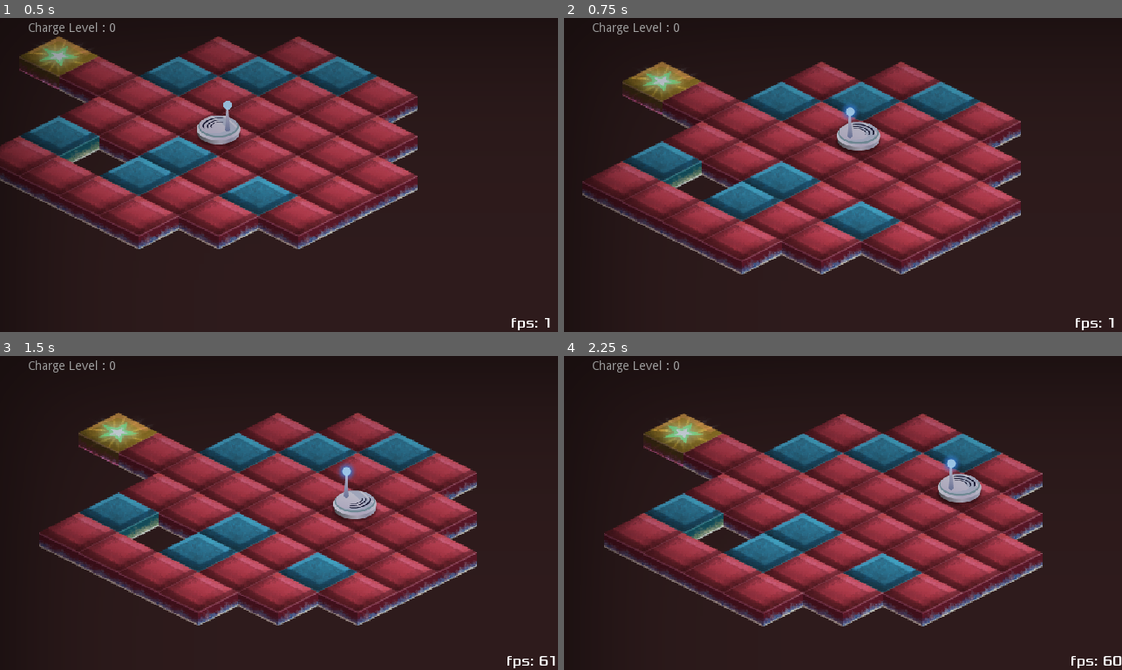
Above: before the commit, frames 1-4 (two rows, left to right).
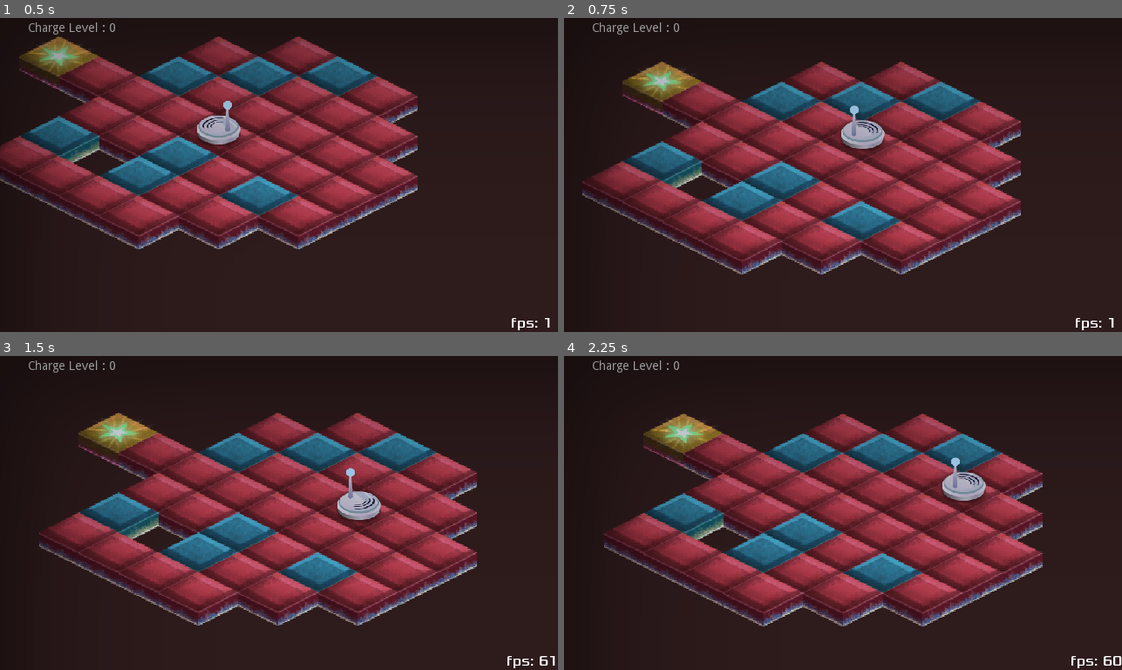
Above: after the commit, the same moments.

Repository: Najim-SD/Static-Discharge
Game: Godot game, scene res://Levels/Level 00.tscn
Same seed, same stepped clock (60 frames per second), same inputs: the game is played once before the commit and once after it.
Inputs:
- Up to frame 1 (0.5 s): no input
- Up to frame 2 (0.75 s): hold D (right) from 0.53 s (still down); tap K (discharge) at 0.6 s
- Up to frame 3 (1.5 s): release D (right) at 1.28 s; hold S (down) from 1.28 s (still down); tap K (discharge) at 1.35 s
- Up to frame 4 (2.25 s): release S (down) at 2.03 s; hold D (right) from 2.03 s (still down); tap K (discharge) at 2.1 s

Frame 1 is identical in both runs. In frame 2, 0.6% of the frame differs, in the area x 48-58%, y 27-44%; in frame 3, 0.5%; in frame 4, 0.6%, in the area x 66-76%, y 31-48%.

Commit message:
Add Static Discharge Ability

Diff:
--- a/Scenes/Bot.gd
+++ b/Scenes/Bot.gd
@@ -17,10 +17,6 @@
 
 
 func _process(delta):
-	if justPressed("discharge"):
-		$Sprites/Antenna.frame = 0
-		$Sprites/Antenna.animation = "Discharging"
-		#BotError()
 	if justPressed("up"):
 		moveBot("up")
 	elif justPressed("down"):
@@ -30,8 +26,37 @@
 	elif justPressed("left"):
 		moveBot("left")
 
+	elif justPressed("discharge"):
+		if chargeLevel > 0:
+			staticDischarge()
+		else:
+			BotError()
+	pass #_process()
 
-	pass #_process()
+func staticDischarge():
+	$Sprites/Antenna.frame = 0
+	$Sprites/Antenna.play("Discharging")
+
+	sparksOnTile(currentTile, 1.0)
+	var areas = $RingArea.get_overlapping_areas()
+	for ar in areas:
+		if ar.is_in_group("Tiles"):
+			var tile = ar.get_parent()
+			if tile.name != currentTile.name :
+				var l = abs(tile.position.y - currentTile.position.y) + ((abs(tile.position.x - currentTile.position.x))/2)
+				l /= 32
+				l -= 1
+				l = chargeLevel - l
+				var ap:float = l / chargeLevel
+				prints("l", l, "  ap", ap)
+				ap = max(ap, 0.1)
+				ap = min(1.0, ap)
+				sparksOnTile(tile, ap)
+
+	chargeLevel = 0
+	$RingArea.scale = Vector2.ONE
+	$"Sprites/Edge Light".hide()
+	emit_signal("step")
 
 func BotError():
 	$AnimationPlayer.stop(true)
@@ -57,17 +82,18 @@
 				chargeLevel += 1
 				$Sprites/Antenna.frame = 0
 				$Sprites/Antenna.play("Charging")
-				sparksOnTile(collider.get_parent())
+				sparksOnTile(collider.get_parent(), 1.0)
 			elif collider.is_in_group("NormalTiles"):
 				if chargeLevel > 0:
 					chargeLevel -= 1
 					$Sprites/Antenna.frame = 0
 					$Sprites/Antenna.play("Discharging")
-					sparksOnTile(collider.get_parent())
+					sparksOnTile(collider.get_parent(), 1.0)
 				else:
 					pass # Dust
 			if chargeLevel > 0 :
 				$"Sprites/Edge Light".show()
+				$RingArea.scale = Vector2(chargeLevel*2 +1, chargeLevel*2 +1)
 			else : $"Sprites/Edge Light".hide()
 			# STEP
 			emit_signal("step")
@@ -105,8 +131,9 @@
 		return true
 	else : return false
 
-func sparksOnTile(tile):
+func sparksOnTile(tile, alpha):
 	var rs = int(rand_range(0.0,3.0)) + 1
+	tile.find_node("FX").modulate.a = alpha
 	tile.find_node("FX").frame = 0
 	tile.find_node("FX").play("Sparks " + str(rs))
 
--- a/Scenes/Bot.tscn
+++ b/Scenes/Bot.tscn
@@ -249,7 +249,9 @@
 animation = "Empty"
 playing = true
 
-[node name="Area2D" type="Area2D" parent="."]
+[node name="Area2D" type="Area2D" parent="." groups=[
+"Player",
+]]
 
 [node name="CollisionShape2D" type="CollisionShape2D" parent="Area2D"]
 visible = false
@@ -263,6 +265,14 @@
 collide_with_areas = true
 collide_with_bodies = false
 
+[node name="RingArea" type="Area2D" parent="."]
+visible = false
+monitorable = false
+collision_layer = 2
+
+[node name="CollisionPolygon2D" type="CollisionPolygon2D" parent="RingArea"]
+polygon = PoolVector2Array( 0, -16, -32, 0, 0, 16, 32, 0 )
+
 [connection signal="animation_finished" from="Sprites/Antenna" to="." method="_on_Antenna_animation_finished"]
 [connection signal="area_entered" from="Area2D" to="." method="_on_Area2D_area_entered"]
 [connection signal="area_exited" from="Area2D" to="." method="_on_Area2D_area_exited"]
--- a/Scenes/Tiles/Normal Tile.tscn
+++ b/Scenes/Tiles/Normal Tile.tscn
@@ -63,7 +63,7 @@
 
 [node name="Highlight FX" parent="." instance=ExtResource( 2 )]
 modulate = Color( 0.909804, 1, 0.690196, 0 )
-frame = 25
+frame = 12
 
 [node name="Area2D" type="Area2D" parent="." groups=[
 "NormalTiles",
